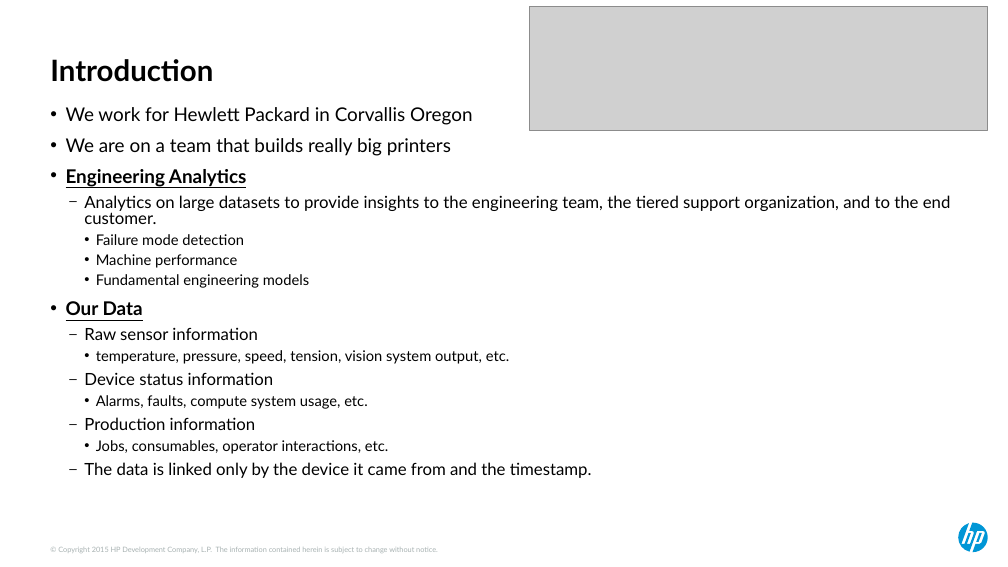
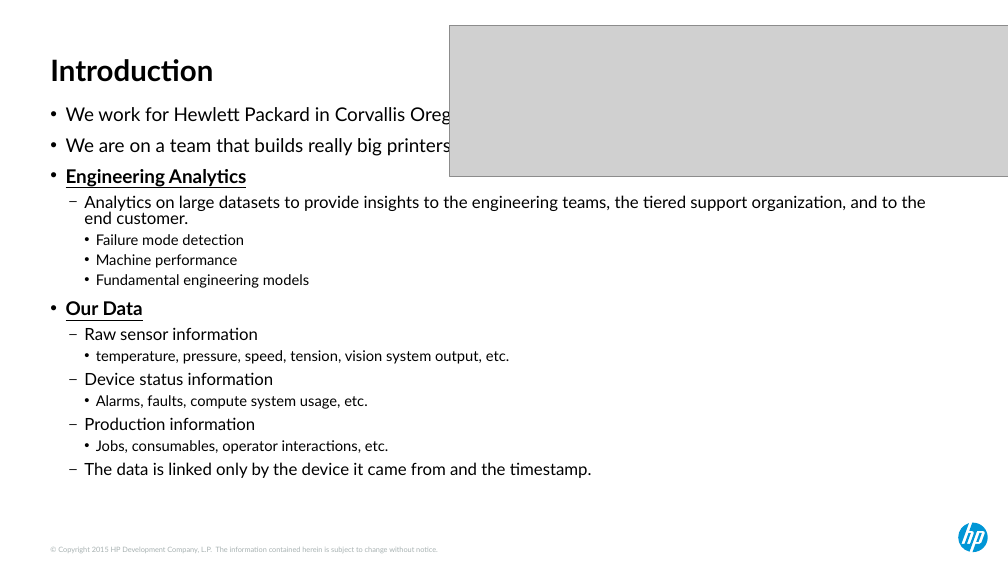
Before and after one commit to ndesilets/Group-13-HP-Big-Data-Analytics, a slide deck: slide 3 of Power Point Files/hotsos_2017 (kirbys inputs).pptx. Drawn at 1008x567 pixels with LibreOffice and Linux fonts; fonts in the diff are those of the drawing; grey boxes stand for pictures. Boxes give left, top, right and bottom in pixels: in the first picture for what was removed or moved away, otherwise in the second. Text is boxed around its words. In the diff, an @@ line names an element or a change of style, - is before the commit and + after.

```diff
--- a/Power Point Files/hotsos_2017 (kirbys inputs).pptx
+++ b/Power Point Files/hotsos_2017 (kirbys inputs).pptx
@@ picture: place and size @@
-picture at bbox=[529, 6, 988, 130]
+picture at bbox=[450, 25, 1008, 176]
@@ text at bbox=[84, 195, 926, 224]: text changed @@
-  – Analytics on large datasets to provide insights to the engineering team, the tiered support organization, and to the end customer.
+  – Analytics on large datasets to provide insights to the engineering teams, the tiered support organization, and to the end customer.
```
Also in this commit, not shown: 8 other slides changed, 1 slide added, 3 other files.
